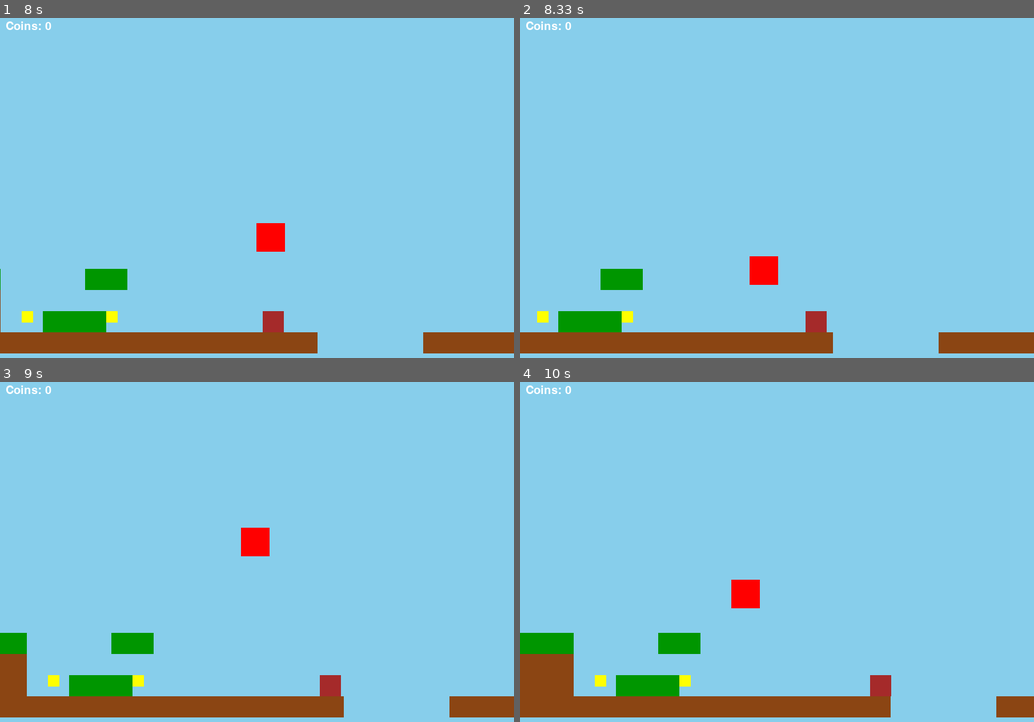
Above: before the commit, frames 1-4 (two rows, left to right).
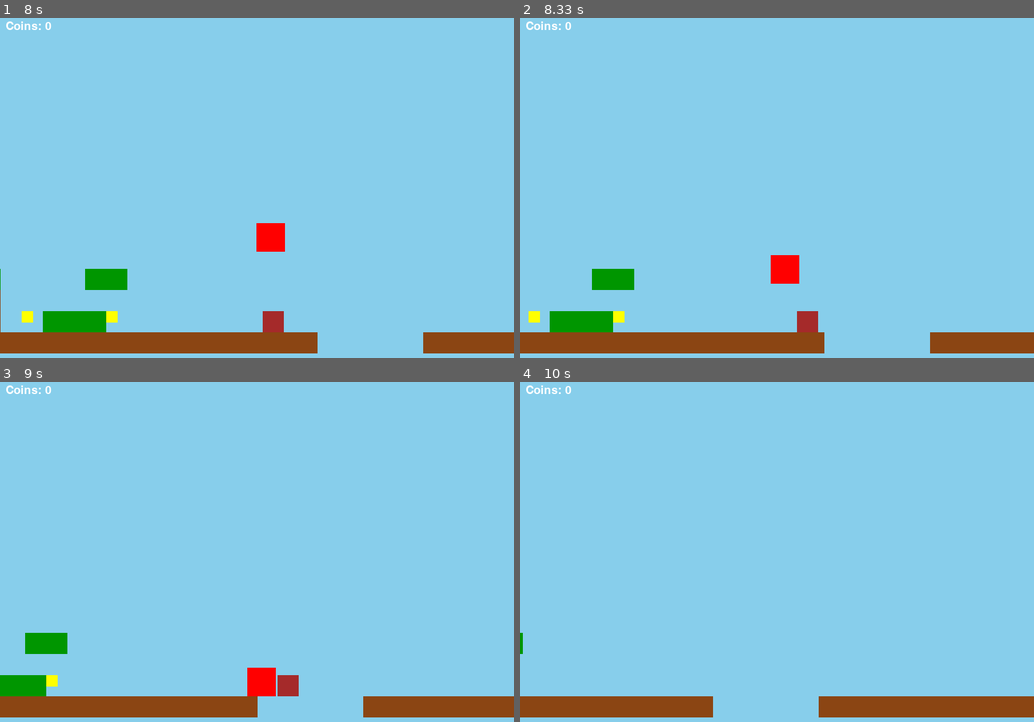
Above: after the commit, the same moments.

Repository: Graciano-B-L-Junior/Gamedevportfolio_pygame
Game: pygame game, started from 2 - Platform game/game.py
The game is run twice, just before and just after one commit, with the same random seed, the same clock (stepped at 60 frames per second) and the same inputs.
Inputs:
- Up to frame 1 (8 s): hold Right 0.33-0.8 s; hold Up 0.83-1.13 s; tap Space at 0.9, 1.23, 1.53, 1.73, 2.03, 2.3, 2.6, 2.73, 3.13, 3.43, 3.8, 4.1, 4.3, 4.6, 4.8, 5.13, 5.43, 5.63, 5.93, 6.2, 6.5, 6.63, 7.03, 7.33, 7.7 s; hold Right 1.17-1.63 s; hold Left 1.67-2.2 s; hold Left 2.23-2.63 s; hold Up 2.67-3.03 s; hold Right 3.07-3.7 s; hold Left 3.73-4.2 s; hold Right 4.23-4.7 s; hold Up 4.73-5.03 s; hold Right 5.07-5.53 s; hold Left 5.57-6.1 s; hold Left 6.13-6.53 s; hold Up 6.57-6.93 s; hold Right 6.97-7.6 s; hold Left from 7.63 s (still down)
- Up to frame 2 (8.33 s): tap Space at 8, 8.2 s; release Left at 8.1 s; hold Right from 8.13 s (still down)
- Up to frame 3 (9 s): tap Space at 8.5, 8.7 s; release Right at 8.6 s; hold Up 8.63-8.93 s; hold Right from 8.97 s (still down)
- Up to frame 4 (10 s): tap Space at 9.03, 9.33, 9.53, 9.83 s; release Right at 9.43 s; hold Left from 9.47 s (still down)

Frame 1 is identical in both runs. In frame 2, 1.7% of the frame differs, in the area x 1-82%, y 69-99%; in frame 3, 6.6%; in frame 4, 6.6%, in the area x 0-93%, y 58-99%.

Commit message:
Refactor Enemy and Player classes; enhance collision handling and knockback mechanics

Diff:
--- a/2 - Platform game/enemy.py
+++ b/2 - Platform game/enemy.py
@@ -35,14 +35,14 @@
             else:
                 rect = other
             if self.rect.colliderect(rect):
-                if self.vx > 0:
+                if self.rect.left < rect.right:
+                    self.rect.left = rect.right
+                elif self.rect.right < rect.left:
                     self.rect.right = rect.left
-                elif self.vx < 0:
-                    self.rect.left = rect.right
+                if is_player_instance:
+                        other.get_hit_signal(self.rect)
                 self.vx *= -1
                 self.x = self.rect.x
-                if is_player_instance:
-                    other.knock_back_hit(self.rect)
 
     def handle_vertical_collisions(self):
         self.on_ground = False
@@ -50,6 +50,7 @@
             is_player_instance = False
             if isinstance(rect, Player):
                 is_player_instance = True
+                player_instance = rect
                 rect = rect.rect
             if self.rect.colliderect(rect):
                 if self.vy > 0:
@@ -61,7 +62,7 @@
                     self.vy = 0
                 if is_player_instance:
                     self.health -= 1
-                    rect.jump_hit()
+                    player_instance.player_hit_enemy_signal(self.rect)
                 self.y = self.rect.y
 
 
--- a/2 - Platform game/player.py
+++ b/2 - Platform game/player.py
@@ -1,5 +1,6 @@
 import pygame
 from Physics.physics import PhysicsEngine
+import copy
 
 
 class Player(PhysicsEngine): #TODO: Refactor this class
@@ -13,7 +14,7 @@
         self.jump_force = -20
         self.maximum_fall_speed = 10
         self.health = 3
-        self.knockback_impulse = 10
+        self.knockback_impulse = 15
 
         self.rect = pygame.Rect(self.x, self.y, self.width, self.height)
         self.color = (255, 0, 0)
@@ -44,6 +45,19 @@
         # Game info
         self.coins_collected = 0
         self.screen_width = game_screen
+
+        # Collision/hit data
+        self.apply_hit_movement_logic = False
+        self.apply_hit_jump_movement_logic = False
+        self.collision_data = {
+            "enemy" : None,
+            "from_left" : False,
+            "from_right" : False,
+            "from_top" : False,
+            "from_bottom" : False,
+        }
+
+
 
     def draw(self, surface, offset_x=0):
         draw_rect = self.rect.copy()
@@ -153,6 +167,18 @@
 
         self.health -= 1
 
+    def get_hit_signal(self, enemy_rect):
+        self.apply_hit_jump_movement_logic = True
+
+        # if self.rect.centerx < enemy_rect.centerx:
+            # self.update_vx(-(self.knockback_impulse+self.max_speed))
+        # else:
+            # self.update_vx(self.knockback_impulse+self.max_speed)
+
+
+    def player_hit_enemy_signal(self, enemy_rect):
+        pass
+
     def jump_hit(self):
         self.vy = -self.knockback_impulse
 
